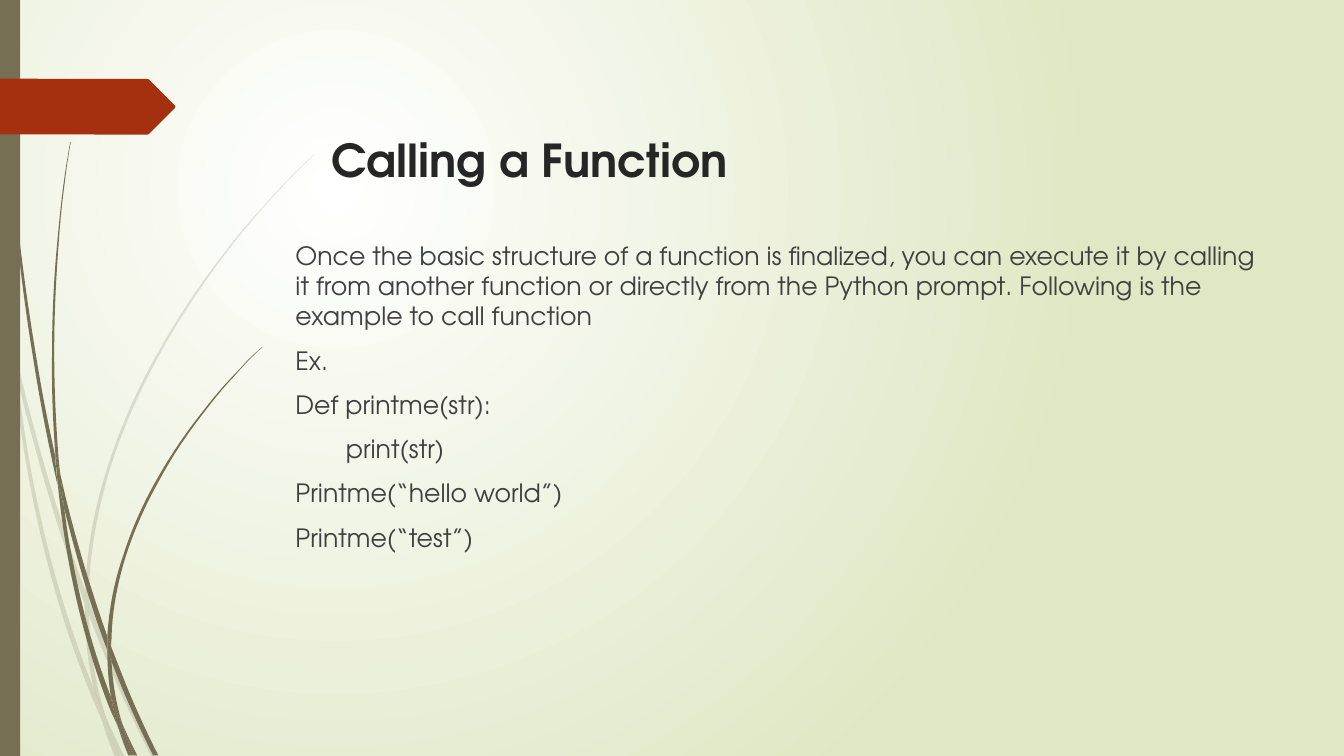
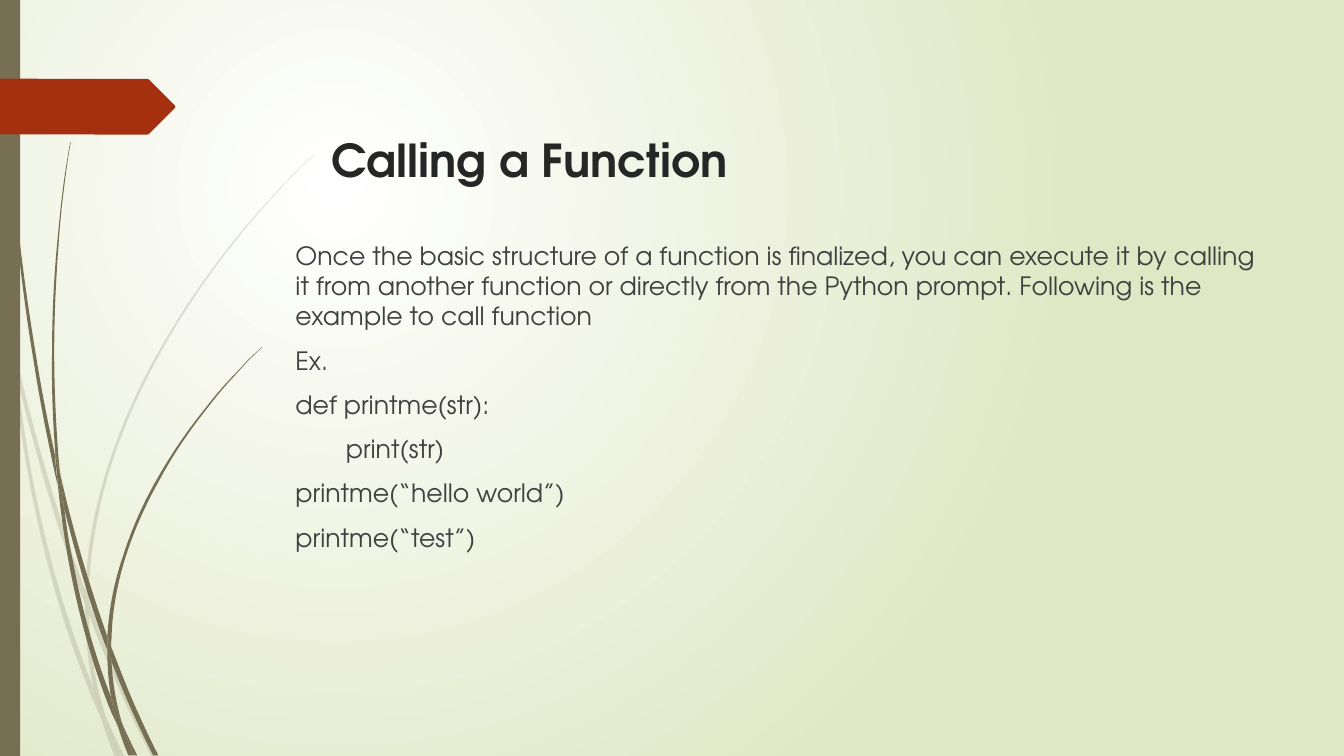
Before and after one commit to flyworker/python-automation-testing, a slide deck: slide 8 of document/course2-3.pptx. Drawn at 1344x756 pixels with LibreOffice and Linux fonts; fonts in the diff are those of the drawing. Boxes give left, top, right and bottom in pixels: in the first picture for what was removed or moved away, otherwise in the second. Text is boxed around its words. In the diff, an @@ line names an element or a change of style, - is before the commit and + after.

```diff
--- a/document/course2-3.pptx
+++ b/document/course2-3.pptx
@@ text at (295, 395, 489, 420): text changed @@
-Def printme(str):
+def printme(str):
@@ text at (295, 483, 564, 553): text changed @@
-Printme(“hello world”)
-Printme(“test”)
+printme(“hello world”)
+printme(“test”)
```
Also in this commit, not shown: 1 other slide changed, 9 other files.
